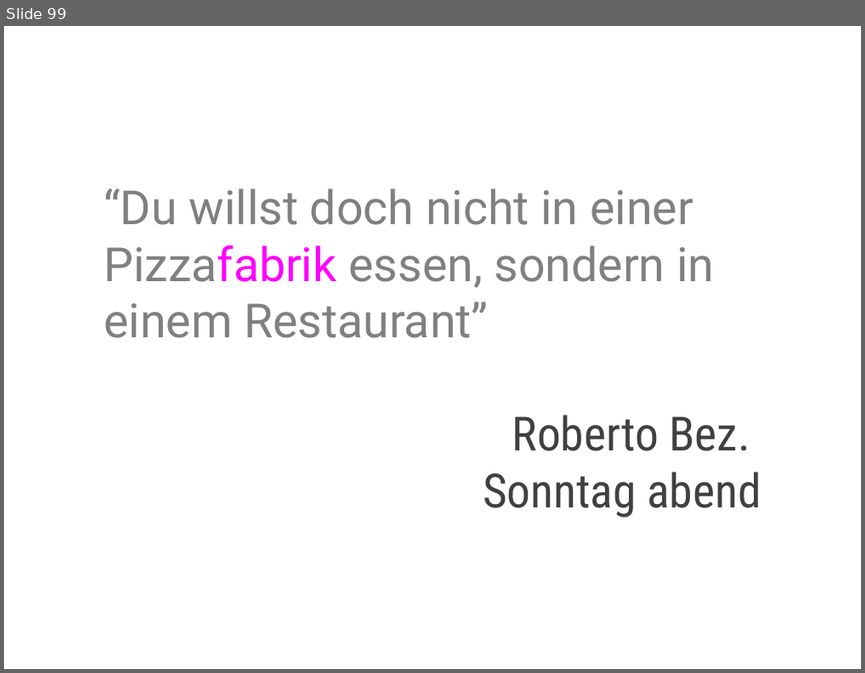
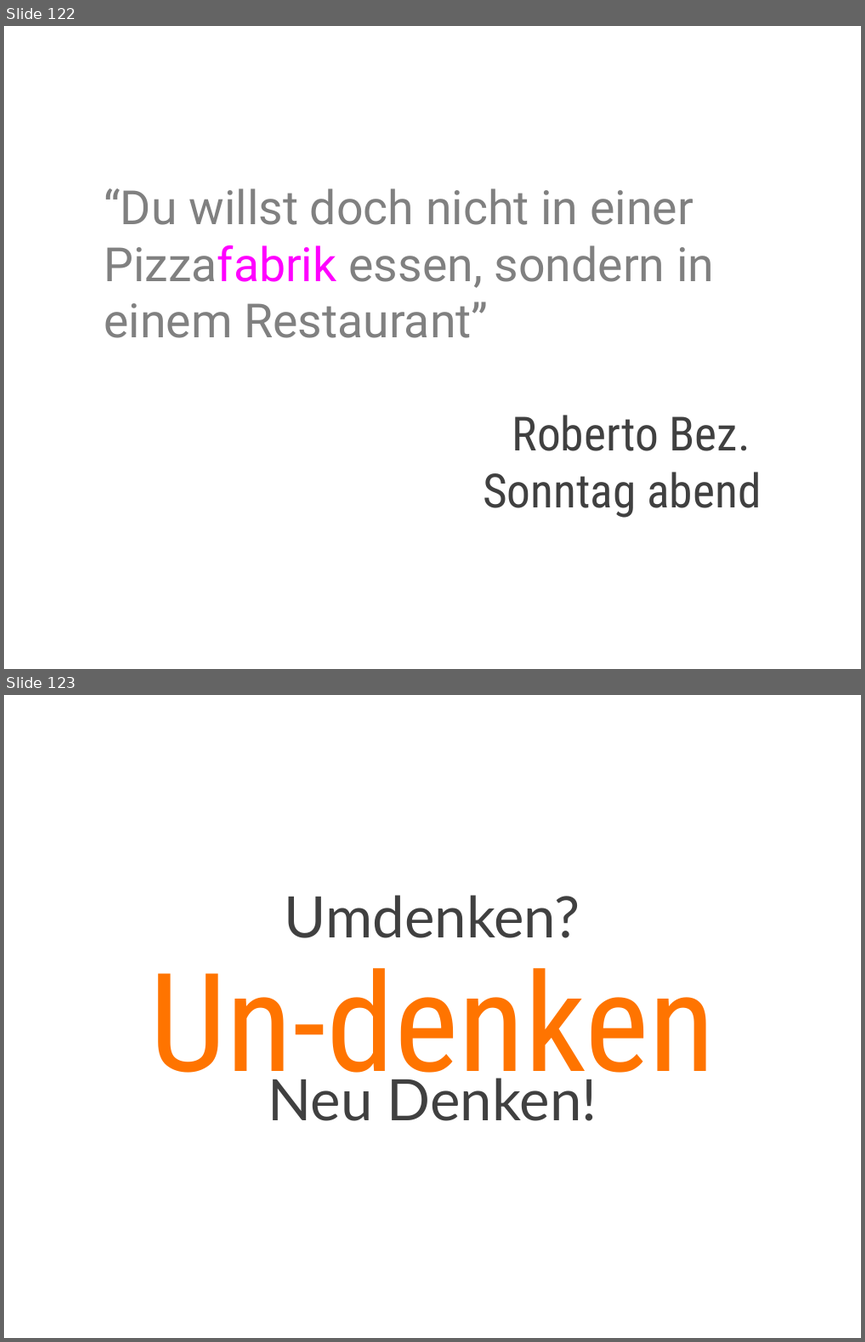
Before and after one commit to cessor/empathiccode, a slide deck: WeaselWords-DotnetDevCon.pptx. Shown one above the other, each under a label of ours: slide 99 before the commit, slides 122 and 123 after it. The pictures are 865x673 and 865x1342 pixels, drawn with LibreOffice and Linux fonts; fonts in the diff are those of the drawing. Boxes give left, top, right and bottom in pixels: in the first picture for what was removed or moved away, otherwise in the second. Text is boxed around its words. In the diff, an @@ line names an element or a change of style, - is before the commit and + after.

```diff
--- a/WeaselWords-DotnetDevCon.pptx
+++ b/WeaselWords-DotnetDevCon.pptx
@@ slide 123 added at <box>4,695,861,1338</box>, background #FFFFFF @@
@@ text added at <box>284,895,580,938</box>, 48 pt, text #404040 @@
+Umdenken?
@@ title added at <box>149,968,715,1102</box>, 115 pt, text #FF7400 @@
+Un-denken
@@ text added at <box>268,1071,597,1121</box>, 48 pt, text #404040 @@
+Neu Denken!
@@ what was slide 99 is now slide 122 @@
```
Also in this commit, not shown: 1 slide changed, 23 other slides added.
